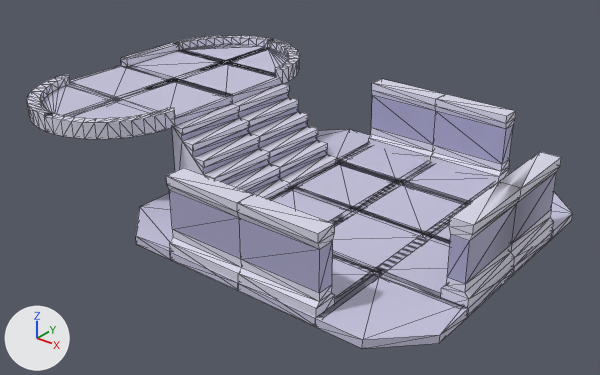
The FBX model Assets/Models/hub5.fbx as it was, and as the next commit left it.
One viewpoint serves both versions: a 50 mm camera at (5.51, -8.8, 4.67) aimed at (-0.26, -1.6, 0.21). The lights are fixed; the arrows at lower left show +X, +Y and +Z. Mesh edges are drawn as thin lines. Where no turn or scale is listed for an object, it has been applied to the vertices. Vertices at the same position are counted once.

Names of what the first picture shows: 'mergedBlocks'.
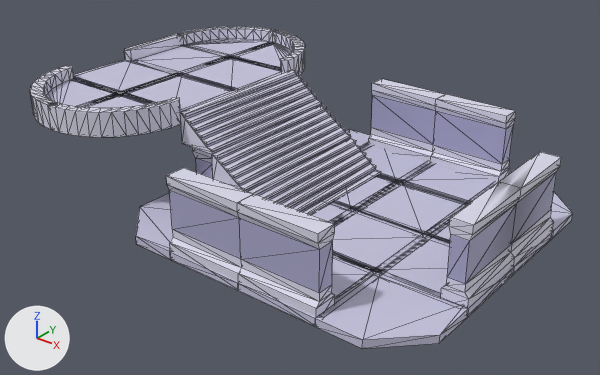
The edits, one by one:
me_mesh is used by ob_mergedblocks; location (0.0, 0.0, 0.0).
me_mesh had 769 vertices, 1562 faces and spanned x -3.56..2.56, y -3.56..0.56, z 0.0..1.2.
me_mesh now has 965 vertices, 1926 faces and spans x -3.46..2.56, y -3.56..0.56, z 0.0..1.35.
me_mesh part 1: the loose piece of 62 vertices spanning x -2.56..-1.44, y -3.56..-2.44, z 1.0..1.2 is scaled about its middle by (1, 1, 1.5), then moved by (0.1, 0.0, 0.1).
me_mesh part 2: the loose piece of 62 vertices spanning x -3.56..-2.44, y -3.56..-2.44, z 1.0..1.2 is scaled about its middle by (1, 1, 1.5), then moved by (0.1, 0.0, 0.1).
me_mesh part 3: the loose piece of 16 vertices spanning x -2.56..-1.44, y -1.56..-0.44, z 1.0..1.1 is scaled about its middle by (1, 1, 1.5), then moved by (0.1, 0.0, 0.08).
me_mesh part 4: the loose piece of 22 vertices spanning x -3.56..-2.44, y -1.56..-0.44, z 1.0..1.2 is scaled about its middle by (1, 1, 1.5), then moved by (0.1, 0.0, 0.1).
me_mesh part 5: the loose piece of 16 vertices spanning x -2.56..-1.44, y -2.56..-1.44, z 1.0..1.1 is scaled about its middle by (1, 1, 1.5), then moved by (0.1, 0.0, 0.07).
me_mesh part 6: the loose piece of 16 vertices spanning x -3.56..-2.44, y -2.56..-1.44, z 1.0..1.1 is scaled about its middle by (1, 1, 1.5), then moved by (0.1, 0.0, 0.07).
me_mesh part 7: the loose piece of 62 vertices spanning x -2.56..-1.44, y -0.56..0.56, z 1.0..1.2 is scaled about its middle by (1, 1, 1.5), then moved by (0.1, 0.0, 0.1).
me_mesh part 8: the loose piece of 62 vertices spanning x -3.56..-2.44, y -0.56..0.56, z 1.0..1.2 is scaled about its middle by (1, 1, 1.5), then moved by (0.1, 0.0, 0.1).
me_mesh part 9: the loose piece of 52 vertices spanning x -1.5..-0.49, y -1.5..-0.5, z 0.0..1.0 is scaled about its middle by (0.5, 2.09, 0.4), then moved by (-0.09, -0.45, 0.5).
me_mesh part 10: the loose piece of 52 vertices spanning x -1.5..-0.49, y -2.5..-1.5, z 0.0..1.0 is scaled about its middle by (0.5, 2.09, 0.4), then moved by (0.9, 0.55, -0.25).
me_mesh part 11: the loose piece of 52 vertices spanning x -1.5..-0.49, y -1.5..-0.5, z 0.0..1.0 is copied, and the copy is scaled about its middle by (0.5, 2.09, 0.35), then moved by (0.4, -0.45, 0.13); it spans x -0.85..-0.34, y -2.5..-0.41, z 0.45..0.8.
me_mesh part 12: a new loose piece of 24 vertices spanning x -1.34..-0.96, y -2.39..-2.01, z 0.1..0.8.

Changed parts and their boxes [x1, y1, x2, y2] in the pictures (600 x 375 px; the box of a moved part takes in the faces that stretch with it):
'mergedBlocks', reshaped
    before: [27, 35, 573, 349]
    after: [30, 27, 573, 349]
part 1 of me_mesh, moved or reshaped
    before: [44, 98, 175, 139]
    after: [48, 92, 181, 137]
part 2 of me_mesh, moved or reshaped
    before: [27, 75, 119, 131]
    after: [30, 66, 124, 129]
part 3 of me_mesh, moved or reshaped
    before: [171, 61, 283, 103]
    after: [175, 56, 288, 91]
part 4 of me_mesh, moved or reshaped
    before: [121, 42, 225, 81]
    after: [124, 34, 233, 75]
part 5 of me_mesh, moved or reshaped
    before: [113, 81, 233, 126]
    after: [118, 74, 238, 112]
part 6 of me_mesh, moved or reshaped
    before: [68, 65, 176, 100]
    after: [71, 60, 181, 95]
part 7 of me_mesh, moved or reshaped
    before: [222, 39, 300, 84]
    after: [230, 31, 305, 76]
part 8 of me_mesh, moved or reshaped
    before: [173, 35, 274, 63]
    after: [177, 27, 279, 58]
part 9 of me_mesh, moved or reshaped
    before: [233, 84, 338, 187]
    after: [180, 70, 322, 154]
part 10 of me_mesh, moved or reshaped
    before: [172, 104, 290, 199]
    after: [248, 139, 381, 214]
part 11 of me_mesh, added
    after: [212, 106, 351, 191]
part 12 of me_mesh, added
    after: [192, 147, 213, 178]
